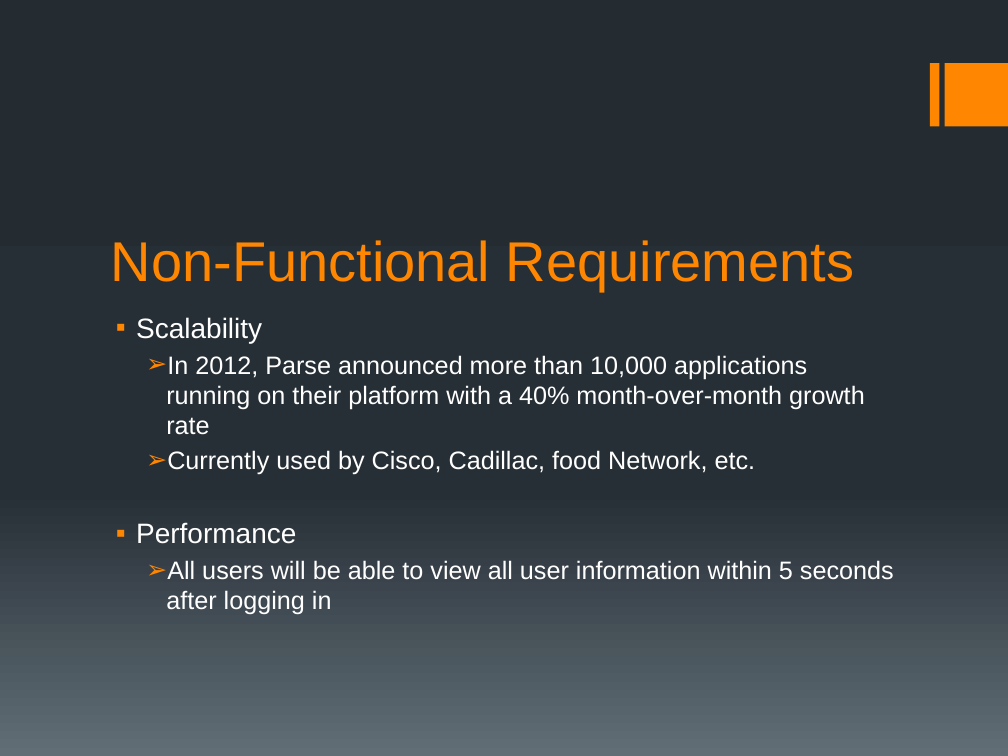
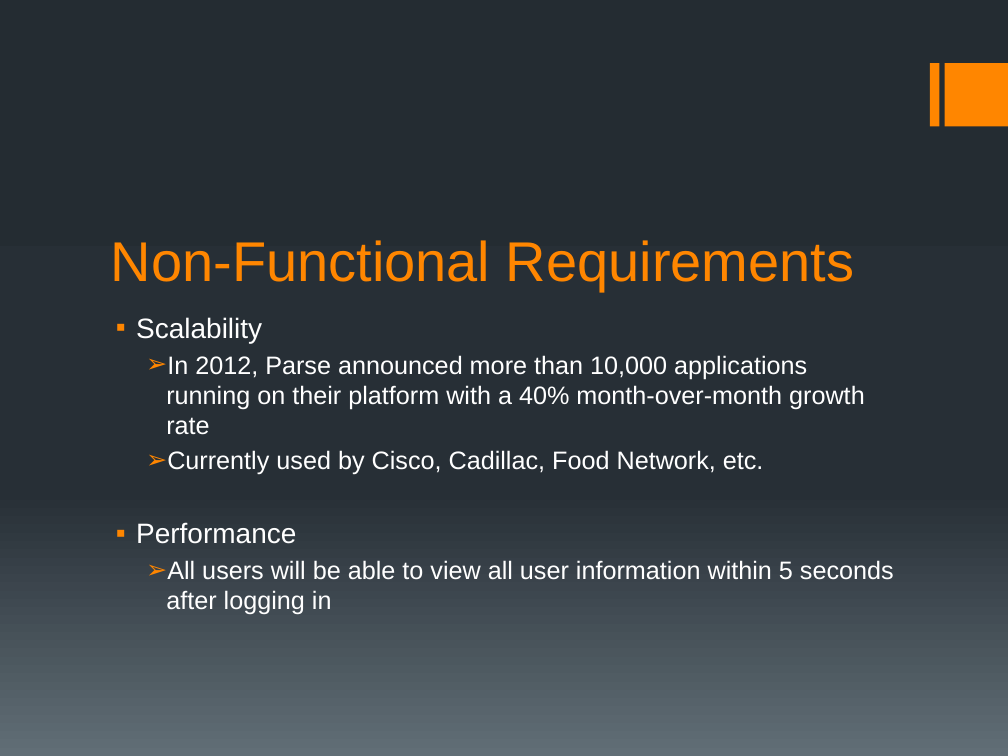
Before and after one commit to ShawnHesch/SAAPI, a slide deck: slide 12 of SAAPI_Walkthrough.pptx. Drawn at 1008x756 pixels with LibreOffice and Linux fonts; fonts in the diff are those of the drawing. Boxes give left, top, right and bottom in pixels: in the first picture for what was removed or moved away, otherwise in the second. Text is boxed around its words. In the diff, an @@ line names an element or a change of style, - is before the commit and + after.

```diff
--- a/SAAPI_Walkthrough.pptx
+++ b/SAAPI_Walkthrough.pptx
@@ text at (167,450,764,475): text changed @@
-  ➢ Currently used by Cisco, Cadillac, food Network, etc.
+  ➢ Currently used by Cisco, Cadillac, Food Network, etc.
```
Also in this commit, not shown: 5 other slides changed.
